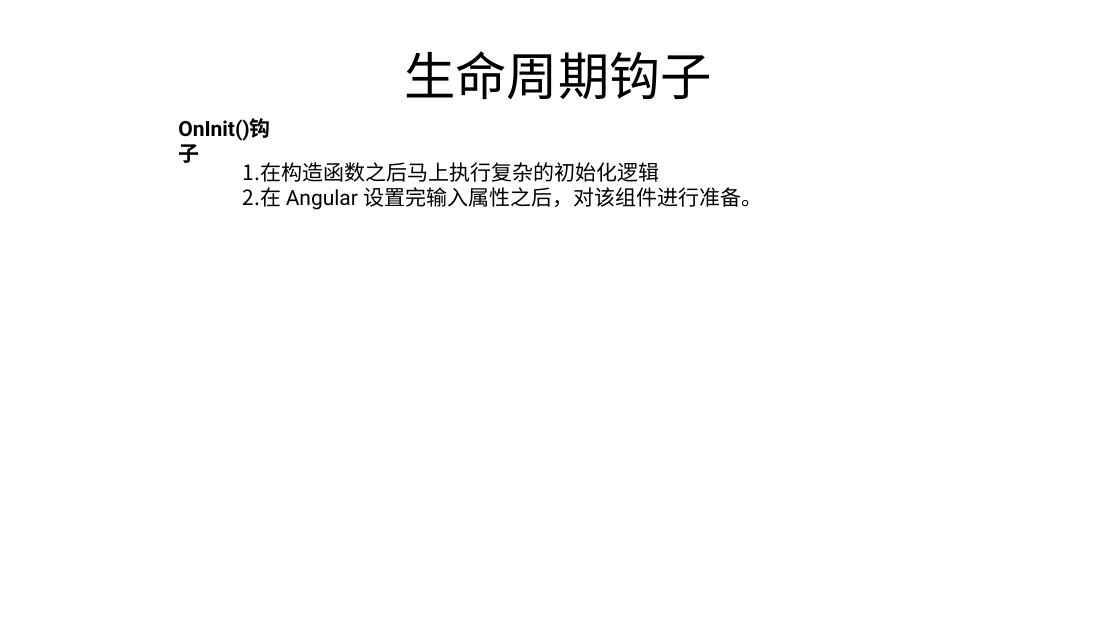
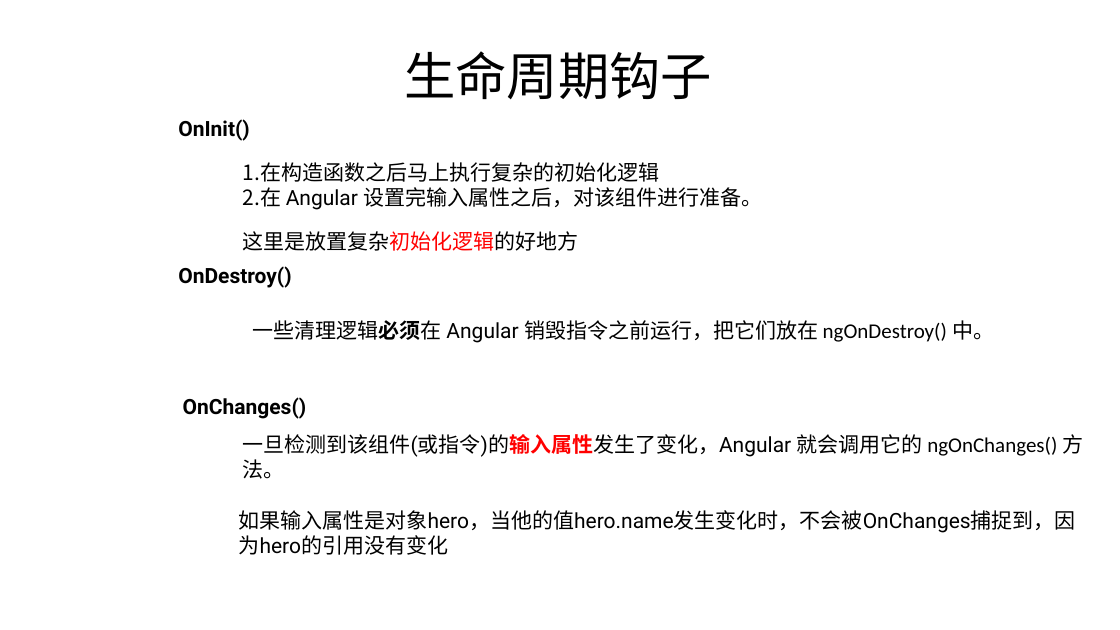
Before and after one commit to FredJiangFei/AngularDemo, a slide deck: slide 8 of Documents/angular.pptx (slide 5 before the commit). Drawn at 1120x630 pixels with LibreOffice and Linux fonts; fonts in the diff are those of the drawing. Boxes give left, top, right and bottom in pixels: in the first picture for what was removed or moved away, otherwise in the second. Text is boxed around its words. In the diff, an @@ line names an element or a change of style, - is before the commit and + after.

Commit message:
angular

```diff
--- a/Documents/angular.pptx
+++ b/Documents/angular.pptx
@@ text at bbox=[178, 119, 250, 141]: text changed @@
-OnInit()钩子
+OnInit()
@@ text added at bbox=[243, 231, 579, 251], 18 pt, text #000000 @@
+这里是放置复杂初始化逻辑的好地方
@@ text added at bbox=[178, 266, 291, 288], 18 pt, text #000000, bold @@
+OnDestroy()
@@ text added at bbox=[253, 320, 994, 343], 18 pt, text #000000 @@
+一些清理逻辑必须在 Angular 销毁指令之前运行，把它们放在 ngOnDestroy() 中。
@@ text added at bbox=[183, 397, 307, 419], 18 pt, text #000000, bold @@
+OnChanges()
@@ text added at bbox=[243, 434, 1084, 479], 18 pt, text #000000 @@
+一旦检测到该组件(或指令)的输入属性发生了变化，Angular 就会调用它的 ngOnChanges() 方法。
@@ text added at bbox=[239, 510, 1076, 555], 18 pt, text #000000 @@
+如果输入属性是对象hero，当他的值hero.name发生变化时，不会被OnChanges捕捉到，因为hero的引用没有变化
```
Also in this commit, not shown: 4 slides added.
